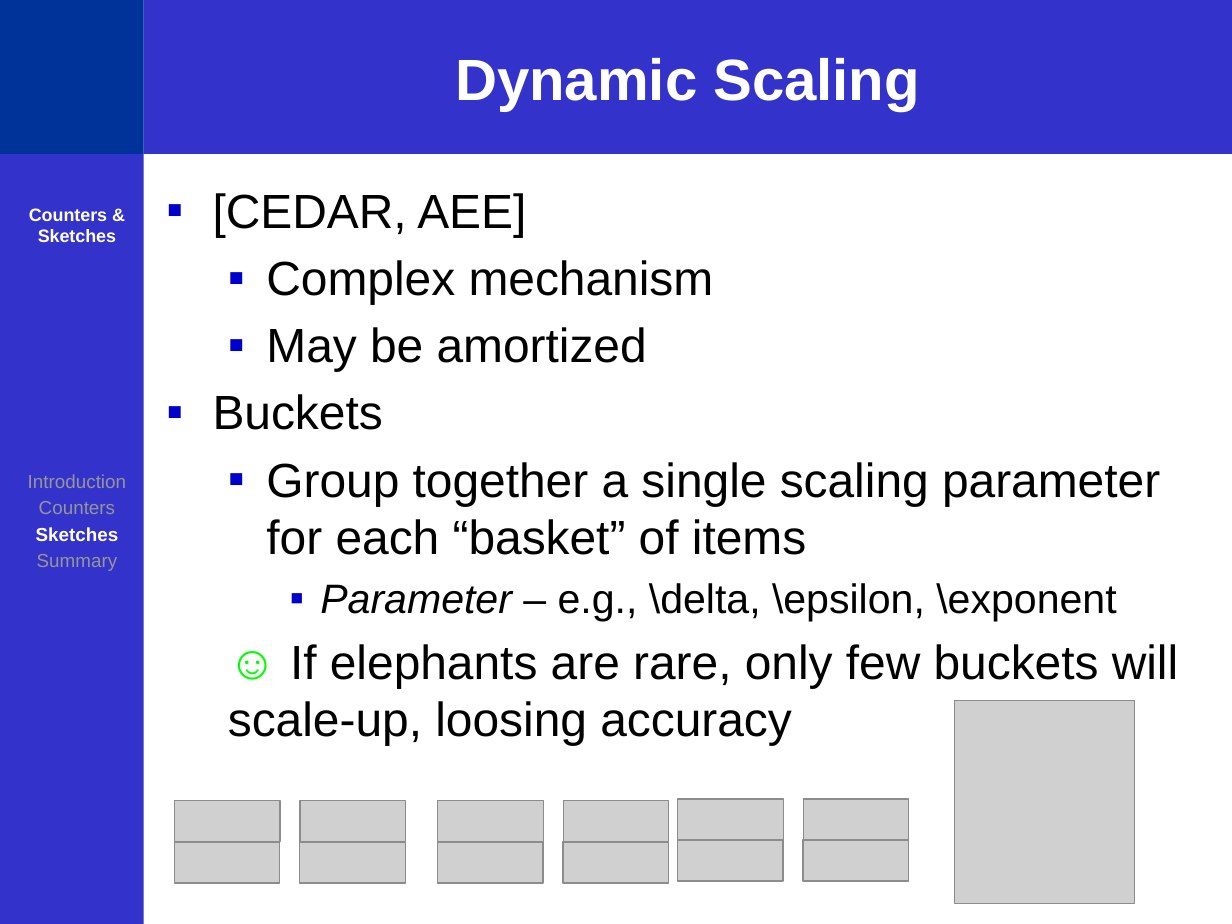
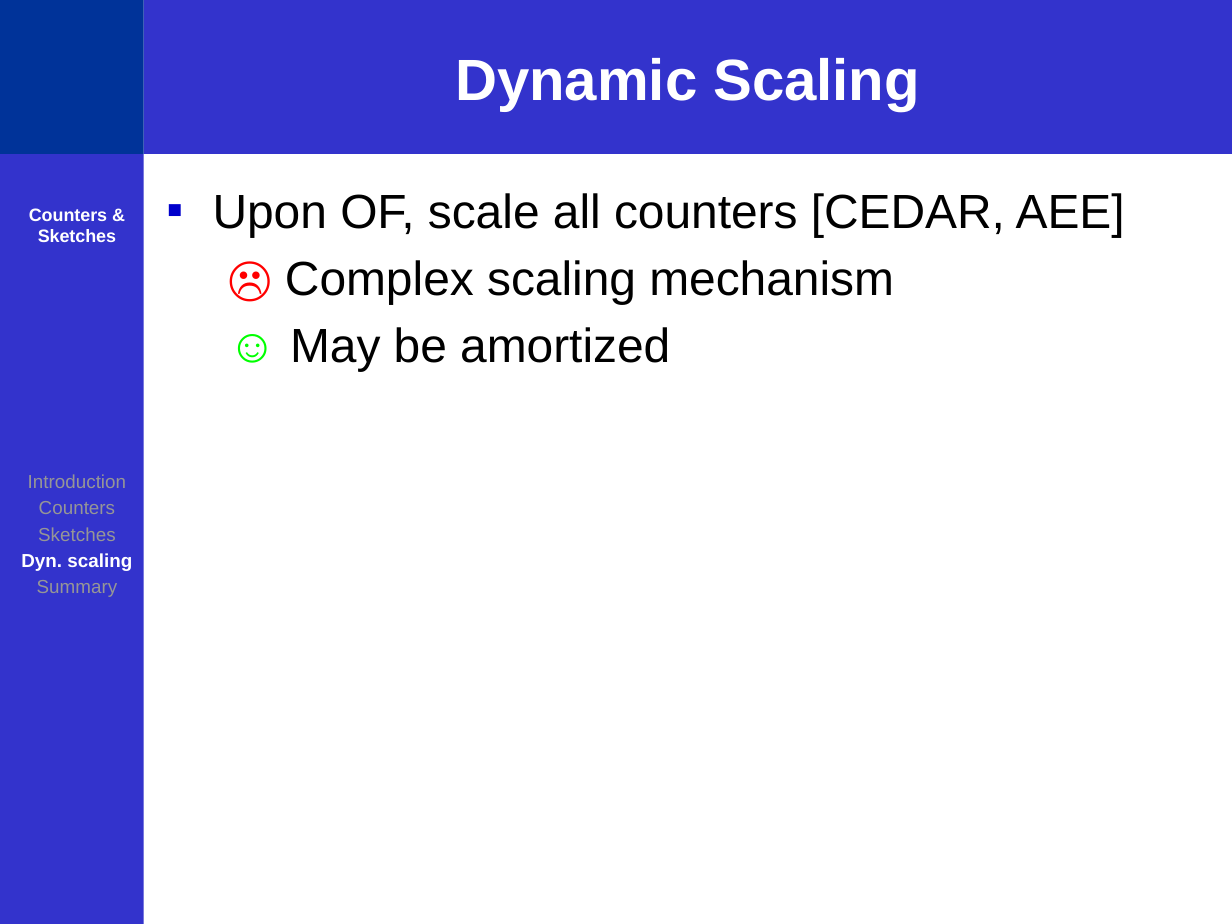
Before and after one commit to ofanan/Sketches, a slide deck: slide 31 of Cntrs seminar NextSilicon.pptx (slide 30 before the commit). Drawn at 1232x924 pixels with LibreOffice and Linux fonts; fonts in the diff are those of the drawing; grey boxes stand for pictures. Boxes give left, top, right and bottom in pixels: in the first picture for what was removed or moved away, otherwise in the second. Text is boxed around its words. In the diff, an @@ line names an element or a change of style, - is before the commit and + after.

```diff
--- a/Cntrs seminar NextSilicon.pptx
+++ b/Cntrs seminar NextSilicon.pptx
@@ text at (213,193,1125,371): text changed @@
-▪ [CEDAR, AEE]
-  ▪ Complex mechanism
-  ▪ May be amortized
-▪ Buckets
-  ▪ Group together a single scaling parameter for each “basket” of items
-    ▪ Parameter – e.g., \delta, \epsilon, \exponent
-  ☺ If elephants are rare, only few buckets will scale-up, loosing accuracy
+▪ Upon OF, scale all counters [CEDAR, AEE]
+  ☹ Complex scaling mechanism
+  ☺ May be amortized
@@ text at (38,527,116,541): text colour #FFFFFF to #969696, bold off in "Sketches" @@
@@ text at (21,553,132,571): paragraph added @@
+Dyn. scaling
@@ picture removed at (955,700,1135,903) @@
@@ picture removed at (175,801,281,841) @@
@@ picture removed at (301,801,407,841) @@
@@ picture removed at (437,801,543,841) @@
@@ picture removed at (563,801,669,841) @@
@@ picture removed at (678,798,784,839) @@
@@ picture removed at (803,798,909,839) @@
@@ picture removed at (174,841,280,882) @@
@@ picture removed at (299,841,405,882) @@
@@ picture removed at (437,841,543,882) @@
@@ picture removed at (563,841,669,882) @@
@@ picture removed at (678,840,784,881) @@
@@ picture removed at (803,840,909,881) @@
```
Also in this commit, not shown: 29 other slides changed, 6 slides added, 3 other files.
